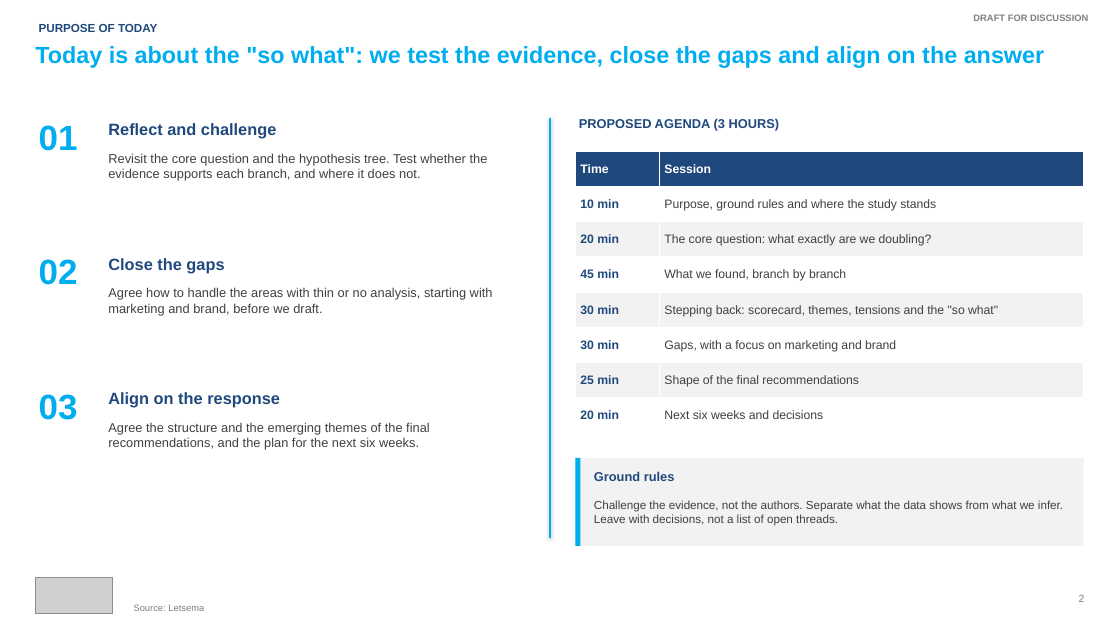
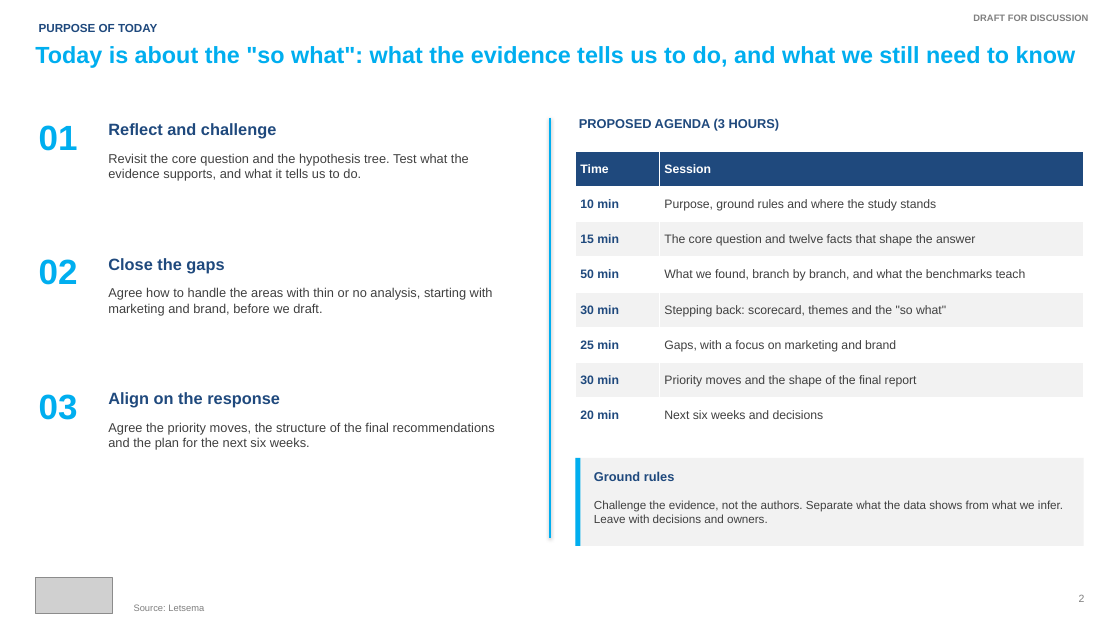
Before and after one commit to Adamastor-ZA/Letsema, a slide deck: slide 2 of deliverables/Wesgro_Unlocking_Tourism_Summary_of_Findings_DRAFT_Oct2026.pptx. Drawn at 1120x630 pixels with LibreOffice and Linux fonts; fonts in the diff are those of the drawing; grey boxes stand for pictures. Boxes give left, top, right and bottom in pixels: in the first picture for what was removed or moved away, otherwise in the second. Text is boxed around its words. In the diff, an @@ line names an element or a change of style, - is before the commit and + after.

```diff
--- a/deliverables/Wesgro_Unlocking_Tourism_Summary_of_Findings_DRAFT_Oct2026.pptx
+++ b/deliverables/Wesgro_Unlocking_Tourism_Summary_of_Findings_DRAFT_Oct2026.pptx
@@ title at [35, 46, 1076, 68]: text changed @@
-Today is about the "so what": we test the evidence, close the gaps and align on the answer
+Today is about the "so what": what the evidence tells us to do, and what we still need to know
@@ text at [108, 153, 469, 181]: text changed @@
-Revisit the core question and the hypothesis tree. Test whether the evidence supports each branch, and where it does not.
+Revisit the core question and the hypothesis tree. Test what the evidence supports, and what it tells us to do.
@@ table at [576, 151, 1084, 434] @@
-row 3, column 1: 20 min
+row 3, column 1: 15 min
-row 3, column 2: The core question: what exactly are we doubling?
+row 3, column 2: The core question and twelve facts that shape the answer
-row 4, column 1: 45 min
+row 4, column 1: 50 min
-row 4, column 2: What we found, branch by branch
+row 4, column 2: What we found, branch by branch, and what the benchmarks teach
@@ row 5, column 2: "Stepping back: scorecard, themes, tensions and the "so what"" to "Stepping back: scorecard, themes and the "so what"" @@
-row 6, column 1: 30 min
+row 6, column 1: 25 min
-row 7, column 1: 25 min
+row 7, column 1: 30 min
-row 7, column 2: Shape of the final recommendations
+row 7, column 2: Priority moves and the shape of the final report
@@ text at [108, 422, 495, 450]: text changed @@
-Agree the structure and the emerging themes of the final recommendations, and the plan for the next six weeks.
+Agree the priority moves, the structure of the final recommendations and the plan for the next six weeks.
@@ text at [594, 500, 1063, 523]: text changed @@
-Challenge the evidence, not the authors. Separate what the data shows from what we infer. Leave with decisions, not a list of open threads.
+Challenge the evidence, not the authors. Separate what the data shows from what we infer. Leave with decisions and owners.
```
Also in this commit, not shown: 29 other slides changed, 12 slides added, 5 slides removed.
